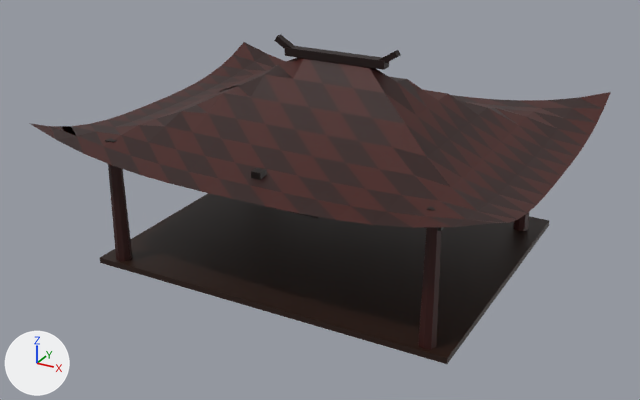
Before and after pictures for a commit that changed the glTF model client/public/models/tea-pavilion.glb.
Rendered twice from a camera (50 mm lens) standing at (10.52, -20.26, 11.22) and looking at (-0.08, -0.99, 1.59). The axes (+X, +Y, +Z) are drawn at lower left. The lights are the same throughout. The first picture is the older version. Vertices at exactly the same position are counted once.

In view in the first picture: 'tea_pavilion_body'.
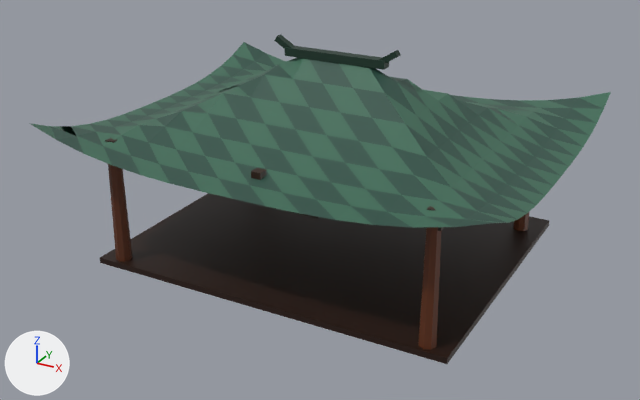
Patch to the scene script:
```diff
--- a/client/public/models/tea-pavilion.glb.py
+++ b/client/public/models/tea-pavilion.glb.py
@@ me_tea_pavilion_body @@
 me_tea_pavilion_body.from_pydata(...)  # 425 vertices, 712 faces; spans x -6.1..6.1, y -5.2..4.6, z 0.0..5.76
 # used by ob_tea_pavilion_body; location = (0.0, 0.0, 0.0)
+# me_tea_pavilion_body part 1: 196 faces centred in x -5.52..5.52, y -4.97..4.37, z 3.27..5.18 are repainted in the vertex colours; the middle colour goes from black #280804 to dark green #2c5044
+# me_tea_pavilion_body part 2: 196 faces centred in x -5.81..5.81, y -4.97..4.37, z 3.27..5.18 are repainted in the vertex colours; the middle colour goes from dark red #411008 to dark green #3d6b56
+# me_tea_pavilion_body part 3: 168 faces centred in x -4.6..4.6, y -4.23..3.4, z 2.4..5.72 are repainted in the vertex colours; the middle colour goes from black #120603 to brown #30190c
+# me_tea_pavilion_body part 4: 128 faces centred in x -4.58..4.58, y -4.28..3.08, z 0.0..3.2 are repainted in the vertex colours; the middle colour goes from dark red #330703 to brown #613015
 me_tea_pavilion_body.materials.append(mat_defaultmaterial)
```

Location of each change, [x1, y1, x2, y2] in pixels of the pictures (640 x 400 px):
part 1 of me_tea_pavilion_body, recoloured (black to dark green)
    both: [51, 42, 603, 227]
part 2 of me_tea_pavilion_body, recoloured (dark red to dark green)
    both: [31, 42, 611, 228]
part 3 of me_tea_pavilion_body, recoloured
    both: [105, 34, 445, 231]
part 4 of me_tea_pavilion_body, recoloured
    both: [108, 164, 529, 350]
